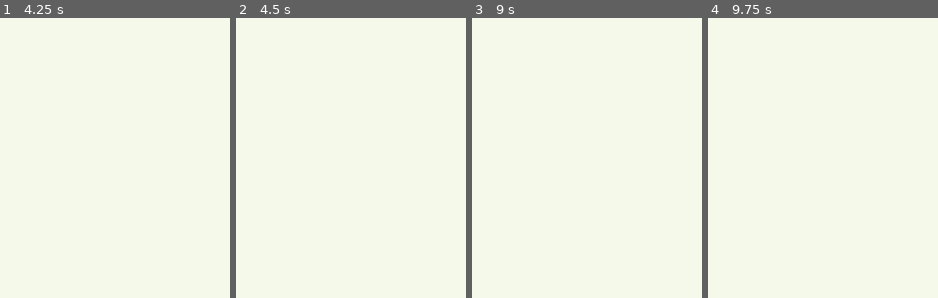
Above: before the commit, frames 1-4 (left to right).
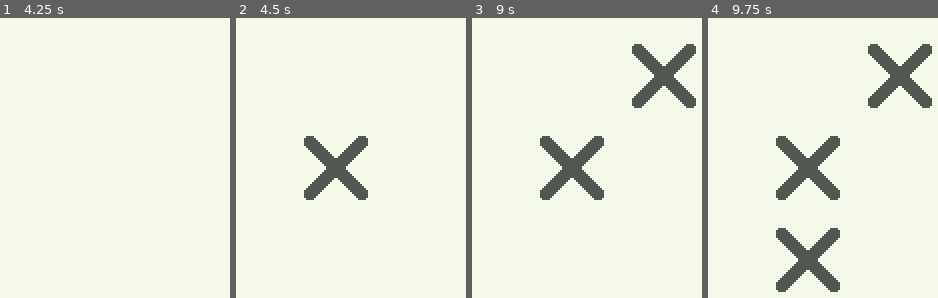
Above: after the commit, the same moments.

Repository: cnnranderson/godot-tic-tac-toe
Game: Godot game, scene res://scenes/main/MainScene.tscn
Two runs of this game, one before a commit and one after it. Both use one fixed random seed, a clock stepped at 60 frames per second and the inputs below.
Inputs (mouse positions are in pixels of both pictures, inside the frame that each line leads up to):
- Up to frame 1 (4.25 s): click "Play" at 0.5 s; tap Enter at 1.25, 2.75 s; move the mouse to (52, 121) at 1.27 s; click (52, 121) at 1.42 s; tap Space at 2, 3.5 s; move the mouse to (98, 121) at 2.02 s; click (98, 121) at 2.17 s; move the mouse to (144, 121) at 2.77 s; click (144, 121) at 2.92 s; move the mouse to (52, 169) at 3.52 s; click (52, 169) at 3.67 s
- Up to frame 2 (4.5 s): tap Enter at 4.25 s; move the mouse to (334, 169) at 4.27 s; click (334, 169) at 4.42 s
- Up to frame 3 (9 s): tap Space at 5 s; move the mouse to (616, 169) at 5.02 s; click (616, 169) at 5.17 s; move the mouse to (524, 214) at 5.77 s; click (524, 214) at 5.92 s; move the mouse to (570, 214) at 6.52 s; click (570, 214) at 6.67 s; move the mouse to (616, 214) at 7.27 s; click (616, 214) at 7.42 s; move the mouse to (outside the picture) at 8.02 s; click (outside the picture) at 8.17 s; move the mouse to (644, 62) at 8.77 s; click (644, 62) at 8.92 s
- Up to frame 4 (9.75 s): move the mouse to (772, 264) at 9.52 s; click (772, 264) at 9.67 s

Frame 1 is identical in both runs. In frame 2, 3.1% of the frame differs, in the area x 29-58%, y 42-65%; in frame 3, 6.1%; in frame 4, 9.2%, in the area x 29-98%, y 9-98%.

Commit message:
Create Game Grid tiles

Diff:
--- a/entities/GridTile.gd
+++ b/entities/GridTile.gd
@@ -2,15 +2,22 @@
 
 const x_sprite = preload("res://images/x.png")
 const o_sprite = preload("res://images/o.png")
+
+export(Vector2) var coord = Vector2()
+export(String) var tile = "o"
 
 func _ready():
 	$Sprite.visible = false
 
 func _on_Tile_input_event(viewport, event, shape_idx):
 	if event is InputEventMouseButton:
-		print(event)
+		if event.button_index == 1 and event.pressed == true:
+			print(self.name)
+			set_tile("x" if tile == "o" else "o")
 
 func set_tile(player):
+	$Sprite.visible = true
+	tile = player
 	match player:
 		"x": $Sprite.texture = x_sprite
 		"o": $Sprite.texture = o_sprite
--- a/scenes/game/GameScene.tscn
+++ b/scenes/game/GameScene.tscn
@@ -6,3 +6,4 @@
 
 [node name="Grid" parent="." instance=ExtResource( 1 )]
 position = Vector2( 360, 240 )
+scale = Vector2( 2, 2 )
--- a/scenes/main/MainScene.tscn
+++ b/scenes/main/MainScene.tscn
@@ -7,6 +7,7 @@
 
 [node name="ColorRect" type="ColorRect" parent="."]
 rect_min_size = Vector2( 720, 480 )
+mouse_filter = 2
 color = Color( 0.960784, 0.976471, 0.913725, 1 )
 __meta__ = {
 "_edit_use_anchors_": true,
@@ -14,5 +15,3 @@
 }
 
 [node name="Scene" type="Node2D" parent="."]
-
-[node name="Transition" type="CanvasLayer" parent="."]
Binary file changed: images/o.png
Binary file changed: images/x.png
